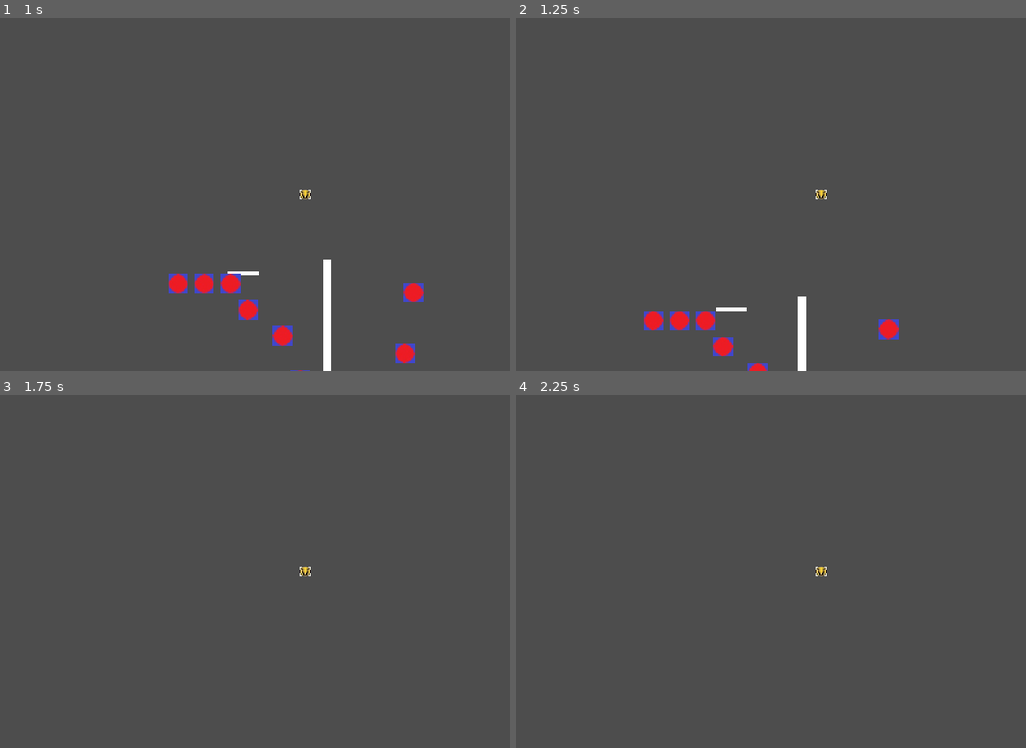
Above: before the commit, frames 1-4 (two rows, left to right).
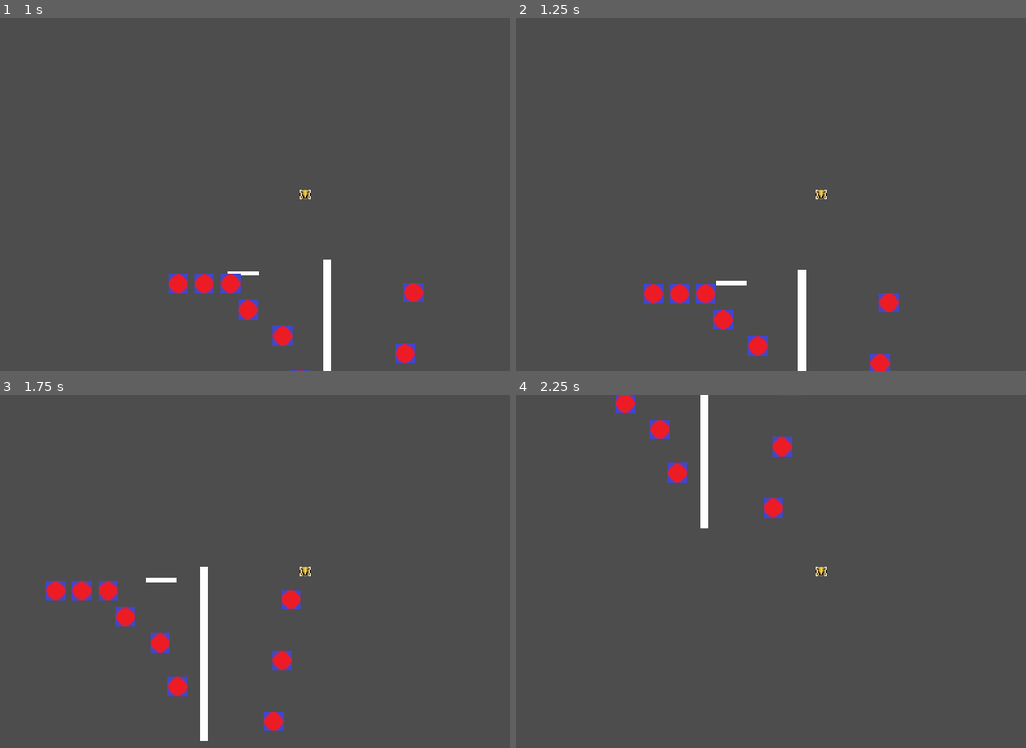
Above: after the commit, the same moments.

Repository: isobel-p/haven
Game: Godot game, scene res://game.tscn
Two runs of this game, one before a commit and one after it. Both use one fixed random seed, a clock stepped at 60 frames per second and the inputs below.
Inputs:
- Up to frame 1 (1 s): hold Right (right) from 0.53 s (still down); tap Up (jump) at 0.6, 0.77 s
- Up to frame 2 (1.25 s): keep holding Right (right); tap Up (jump) at 1.07 s
- Up to frame 3 (1.75 s): keep holding Right (right); tap Up (jump) at 1.35, 1.52 s
- Up to frame 4 (2.25 s): tap Up (jump) at 1.82, 2.1 s; release Right (right) at 2.03 s; hold Left (left) from 2.03 s (still down)

Frame 1 is identical in both runs. In frame 2, 2.9% of the frame differs, in the area x 25-76%, y 71-100%; in frame 3, 2.8%; in frame 4, 1.7%.

Commit message:
Add double jump

Diff:
--- a/character_body_2d.gd
+++ b/character_body_2d.gd
@@ -3,6 +3,7 @@
 
 const SPEED = 300.0
 const JUMP_VELOCITY = -400.0
+var jumps: int = 2
 
 func _ready() -> void:
 	global_position.x = 100
@@ -14,9 +15,9 @@
 		velocity += get_gravity() * delta
 
 	# Handle jump.
-	if Input.is_action_just_pressed("jump"):
+	if Input.is_action_just_pressed("jump") and jumps > 0:
 		velocity.y = JUMP_VELOCITY
-
+		jumps -= 1
 
 	# Get the input direction and handle the movement/deceleration.
 	# As good practice, you should replace UI actions with custom gameplay actions.
--- a/game.tscn
+++ b/game.tscn
@@ -1,6 +1,5 @@
 [gd_scene format=4 uid="uid://bdljtg72p7ljc"]
 
-[ext_resource type="Texture2D" uid="uid://bf81oq12rnla6" path="res://assets/Table.jpg" id="1_7jktm"]
 [ext_resource type="Script" uid="uid://cdkivmcm0qs" path="res://character_body_2d.gd" id="2_fc0e3"]
 [ext_resource type="Texture2D" uid="uid://bwaedd2nk32yo" path="res://assets/Player.jpg" id="2_feb5d"]
 [ext_resource type="PackedScene" uid="uid://8k12gaxmjrak" path="res://paddle.tscn" id="4_fc0e3"]
